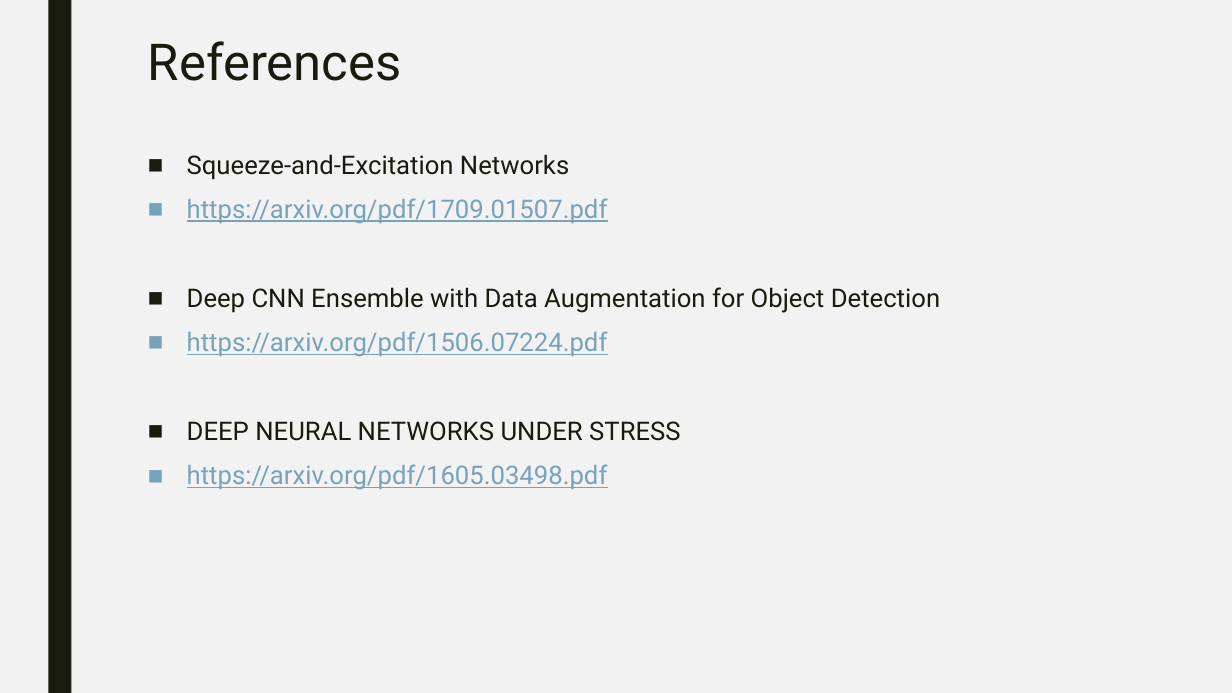
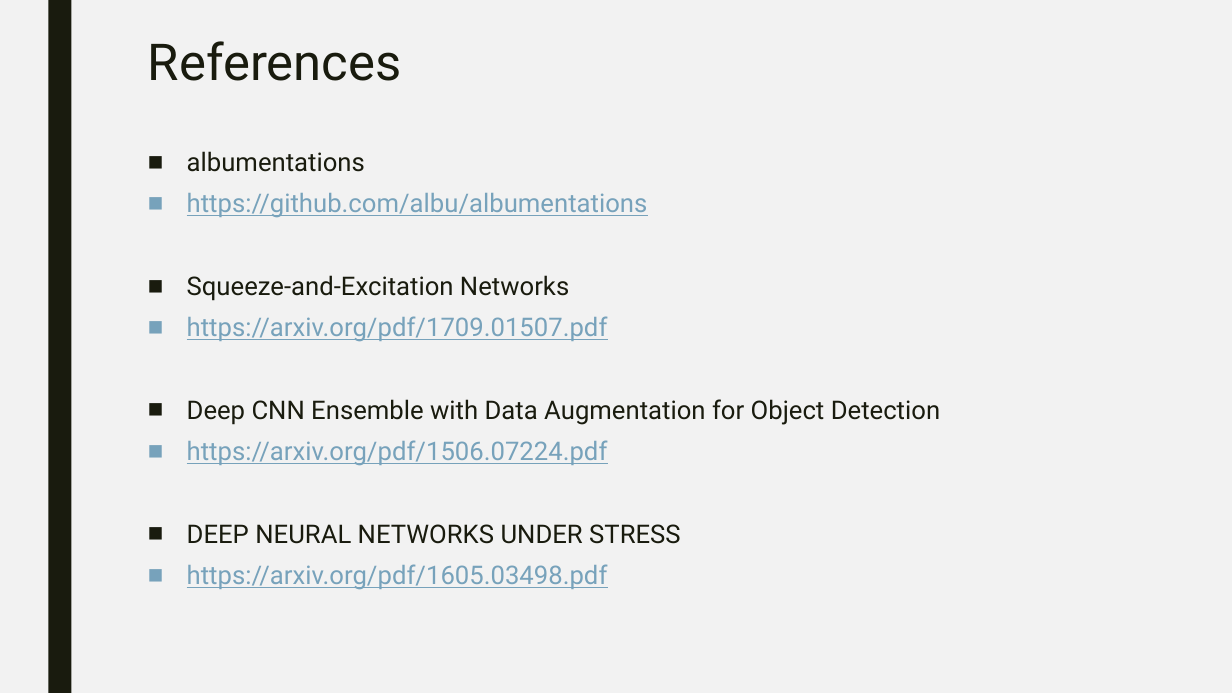
Before and after one commit to aadishjoshi/UniversalOpenImagePredictor, a slide deck: slide 15 of 01 Presentation/UniversalOpenImagePredictor.pptx (slide 13 before the commit). Drawn at 1232x693 pixels with LibreOffice and Linux fonts; fonts in the diff are those of the drawing. Boxes give left, top, right and bottom in pixels: in the first picture for what was removed or moved away, otherwise in the second. Text is boxed around its words. In the diff, an @@ line names an element or a change of style, - is before the commit and + after.

```diff
--- a/01 Presentation/UniversalOpenImagePredictor.pptx
+++ b/01 Presentation/UniversalOpenImagePredictor.pptx
@@ text at (187,151,648,218): paragraphs added @@
+■ albumentations
+■ https://github.com/albu/albumentations
@@ text at (187,275,940,590): line spacing 0.94 to 0.84 @@
```
Also in this commit, not shown: 3 other slides changed, 2 slides added, 1 other file.
